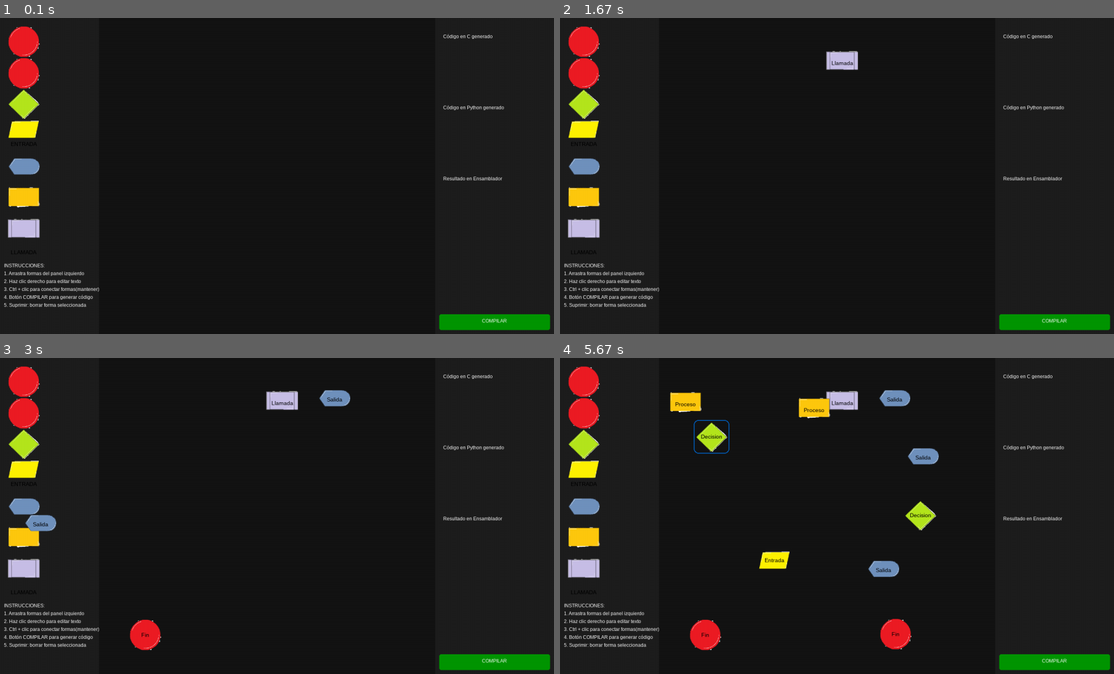
Above: before the commit, frames 1-4 (two rows, left to right).
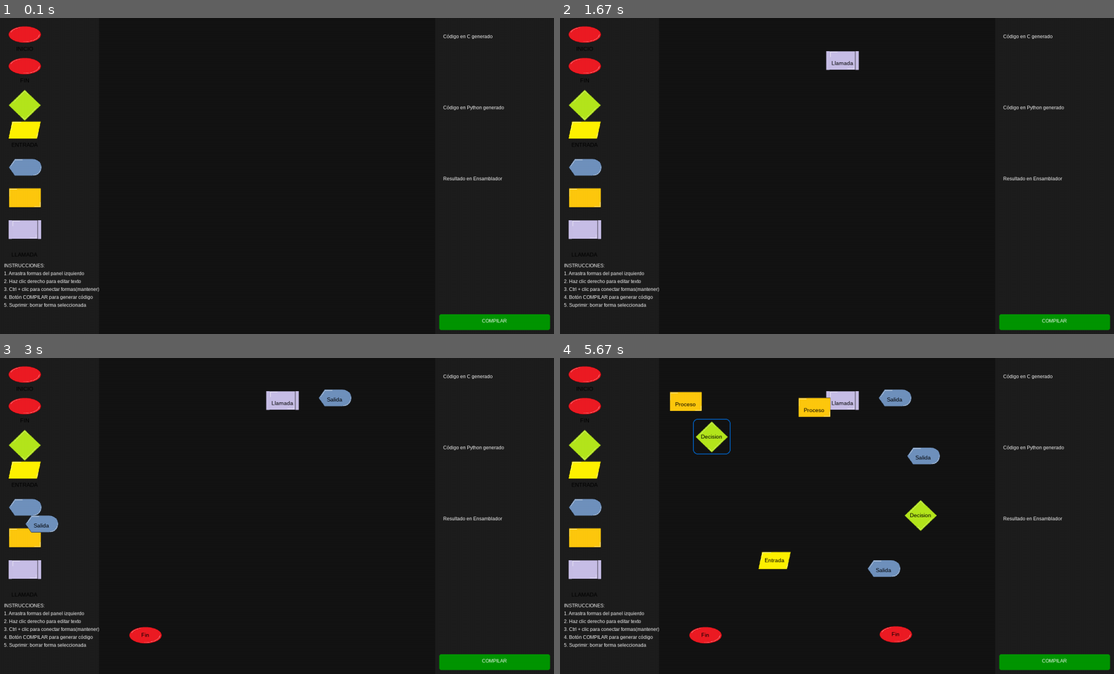
Above: after the commit, the same moments.

Repository: JuanMaCE/Compiladores
Game: pygame game, started from visual/prueba imagenes.py
Same seed, same stepped clock (60 frames per second), same inputs: the game is played once before the commit and once after it.
Inputs (mouse positions are in pixels of both pictures, inside the frame that each line leads up to):
- Up to frame 1 (0.1 s): no input
- Up to frame 2 (1.67 s): click (582, 65) at 0.38 s; tap Ctrl at 0.67 s; press the mouse at (582, 232) at 1.03 s; move the mouse to (715, 147) at 1.13 s; release the mouse at (842, 62) at 1.27 s; click (670, 125) at 1.38 s
- Up to frame 3 (3 s): press the mouse at (22, 405) at 2.25 s; move the mouse to (83, 519) at 2.35 s; release the mouse at (144, 636) at 2.48 s; press the mouse at (22, 509) at 2.58 s; move the mouse to (177, 452) at 2.68 s; release the mouse at (332, 399) at 2.82 s; press the mouse at (22, 509) at 2.92 s
- Up to frame 4 (5.67 s): move the mouse to (731, 538) at 3.02 s; release the mouse at (881, 569) at 3.15 s; press the mouse at (582, 509) at 3.25 s; move the mouse to (753, 481) at 3.35 s; release the mouse at (920, 459) at 3.48 s; press the mouse at (582, 541) at 3.58 s; move the mouse to (698, 474) at 3.68 s; release the mouse at (814, 408) at 3.82 s; press the mouse at (582, 541) at 3.92 s; move the mouse to (632, 471) at 4.02 s; release the mouse at (687, 405) at 4.15 s; press the mouse at (582, 468) at 4.25 s; move the mouse to (681, 516) at 4.35 s; release the mouse at (776, 560) at 4.48 s; press the mouse at (582, 405) at 4.58 s; move the mouse to (737, 519) at 4.68 s; release the mouse at (897, 632) at 4.82 s; press the mouse at (582, 443) at 4.92 s; move the mouse to (753, 481) at 5.02 s; release the mouse at (920, 516) at 5.15 s; press the mouse at (582, 443) at 5.25 s; move the mouse to (648, 440) at 5.35 s; release the mouse at (709, 437) at 5.48 s; click (709, 446) at 5.6 s

The runs differ from the first frame. In frame 1, 1.1% of the frame differs, in the area x 1-8%, y 2-76%; in frame 2, 1.2%; in frame 3, 1.5%; in frame 4, 2.3%, in the area x 1-69%, y 2-93%.

Commit message:
Imagenes
Le quite el fondo a las imagenes y ya no se ve cutre

Diff:
--- a/visual/prueba imagenes.py
+++ b/visual/prueba imagenes.py
@@ -29,7 +29,7 @@
             image = pygame.image.load(image_path).convert_alpha()
 
             # si se hace mas grande se ve feo
-            base_width = 80
+            base_width = 85
             aspect_ratio = image.get_height() / image.get_width()
             new_height = int(base_width * aspect_ratio)
             images[shape] = pygame.transform.scale(image, (base_width, new_height))
Binary file changed: images/decision.png
Binary file changed: images/entrada.png
Binary file changed: images/fin.png
Binary file changed: images/inicio.png
Binary file changed: images/llamada.png
Binary file changed: images/proceso.png
Binary file changed: images/salida.png
